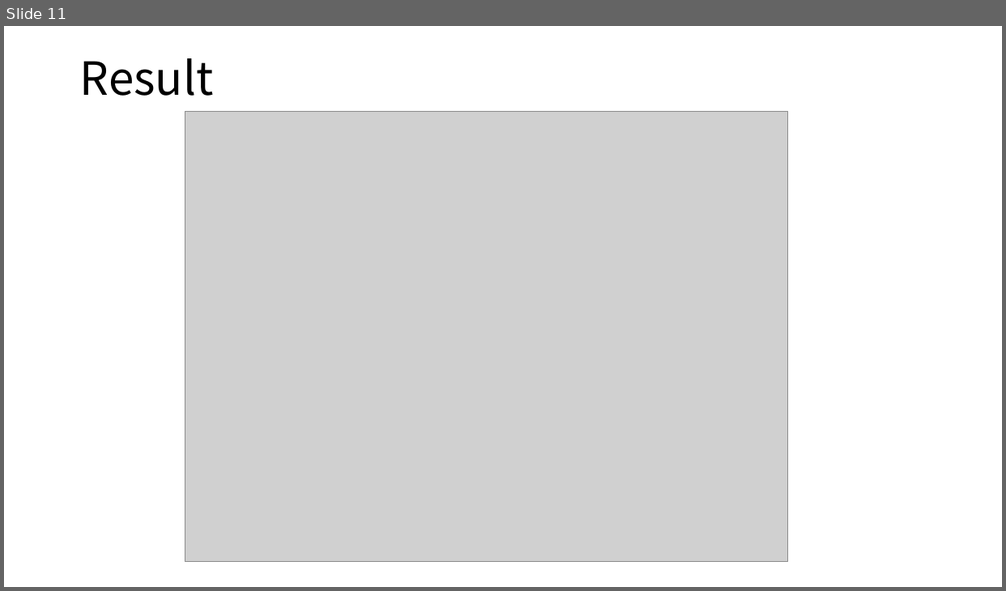
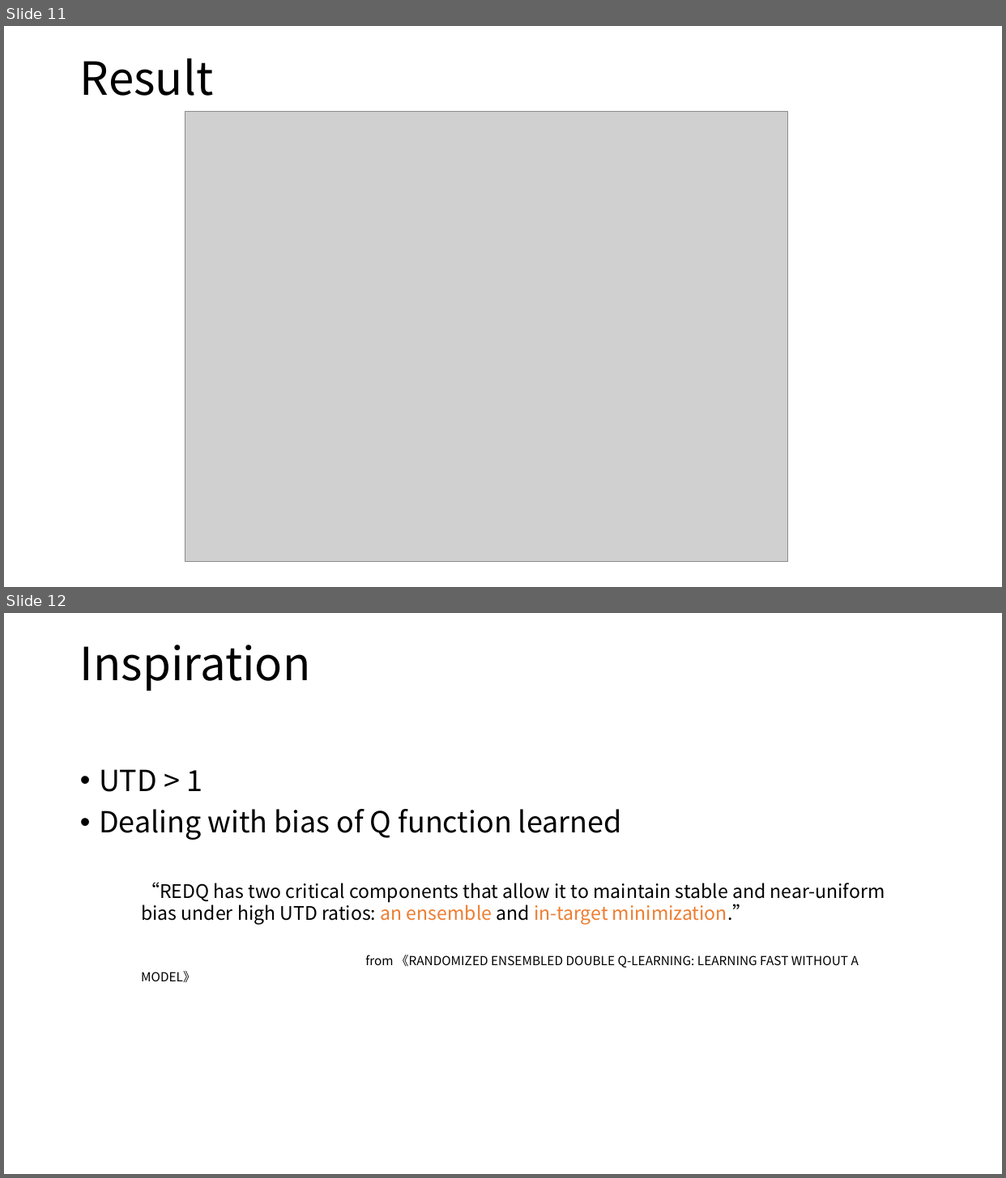
Before and after one commit to kevinva/paperReport, a slide deck: presentation/A_Walk_in_the_Park_Learning_to_Walk_in 20_Minutes_With Model-Free_Reinforcement_Learning.pptx. Shown one above the other, each under a label of ours: slide 11 before the commit, slides 11 and 12 after it. The pictures are 1006x591 and 1006x1178 pixels, drawn with LibreOffice and Linux fonts; fonts in the diff are those of the drawing; grey boxes stand for pictures. Boxes give left, top, right and bottom in pixels: in the first picture for what was removed or moved away, otherwise in the second. Text is boxed around its words. In the diff, an @@ line names an element or a change of style, - is before the commit and + after.

```diff
--- a/presentation/A_Walk_in_the_Park_Learning_to_Walk_in 20_Minutes_With Model-Free_Reinforcement_Learning.pptx
+++ b/presentation/A_Walk_in_the_Park_Learning_to_Walk_in 20_Minutes_With Model-Free_Reinforcement_Learning.pptx
@@ slide 12 added at (x1=4, y1=613, x2=1002, y2=1174), background #FFFFFF @@
@@ title added at (x1=80, y1=645, x2=311, y2=691), 44 pt, text #000000 @@
+Inspiration
@@ text added at (x1=99, y1=769, x2=622, y2=840), 28 pt, text #000000 @@
+• UTD > 1
+• Dealing with bias of Q function learned
@@ text added at (x1=141, y1=882, x2=885, y2=968), 18 pt, text #000000 @@
+“REDQ has two critical components that allow it to maintain stable and near-uniform bias under high UTD ratios: an ensemble and in-target minimization.”
+from 《RANDOMIZED ENSEMBLED DOUBLE Q-LEARNING: LEARNING FAST WITHOUT A MODEL》
```
Also in this commit, not shown: 1 other file.
